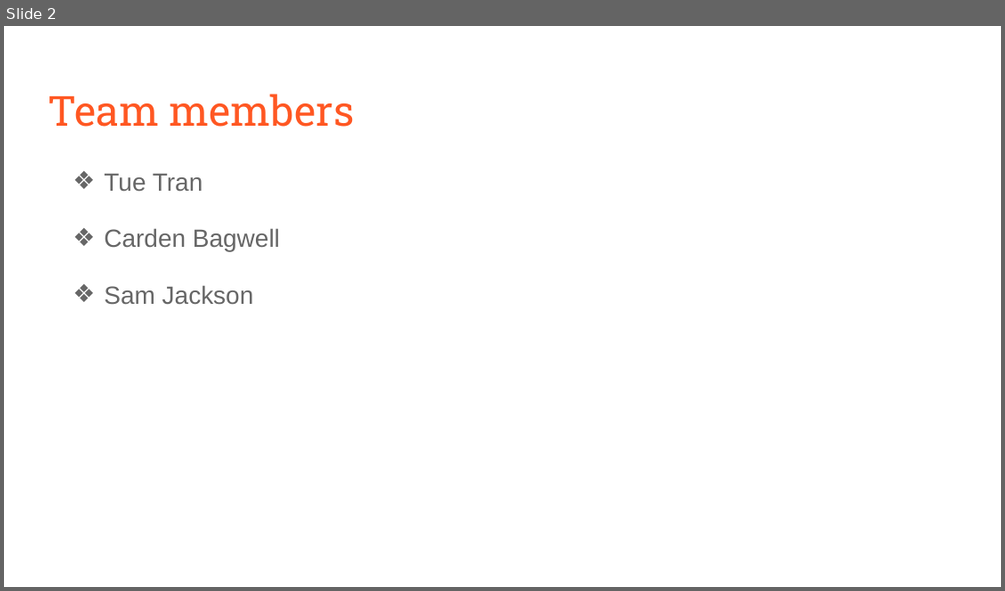
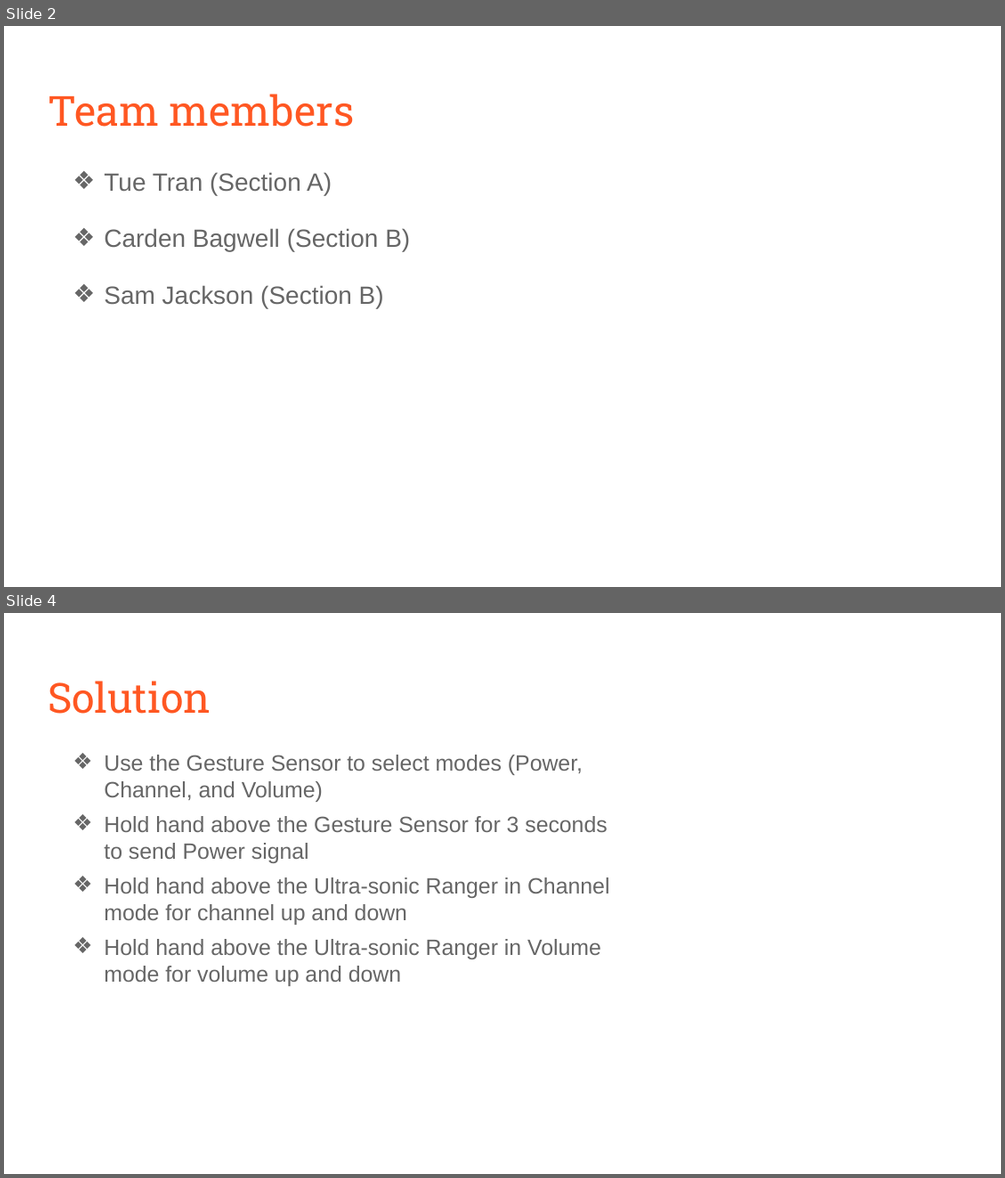
Before and after one commit to CardenB/gesture_remote, a slide deck: Gesture Remote Control.pptx. Shown one above the other, each under a label of ours: slide 2 before the commit, slides 2 and 4 after it; the slides between them are not shown. The pictures are 1005x591 and 1005x1178 pixels, drawn with LibreOffice and Linux fonts; fonts in the diff are those of the drawing. Boxes give left, top, right and bottom in pixels: in the first picture for what was removed or moved away, otherwise in the second. Text is boxed around its words. In the diff, an @@ line names an element or a change of style, - is before the commit and + after.

```diff
--- a/Gesture Remote Control.pptx
+++ b/Gesture Remote Control.pptx
@@ slide 4 added at bbox=[4, 613, 1001, 1174], background #FFFFFF @@
@@ title added at bbox=[48, 681, 210, 714], 30 pt, text #FF5722 @@
+Solution
@@ text added at bbox=[104, 755, 609, 986], 16 pt, text #666666 @@
+❖ Use the Gesture Sensor to select modes (Power, Channel, and Volume)
+❖ Hold hand above the Gesture Sensor for 3 seconds to send Power signal
+❖ Hold hand above the Ultra-sonic Ranger in Channel mode for channel up and down
+❖ Hold hand above the Ultra-sonic Ranger in Volume mode for volume up and down
@@ slide 2 changed as well @@
@@ text at bbox=[104, 172, 410, 308]: text changed @@
-❖ Tue Tran
-❖ Carden Bagwell
-❖ Sam Jackson
+❖ Tue Tran (Section A)
+❖ Carden Bagwell (Section B)
+❖ Sam Jackson (Section B)
```
Also in this commit, not shown: 3 other slides changed, 1 slide removed, 1 other file.
